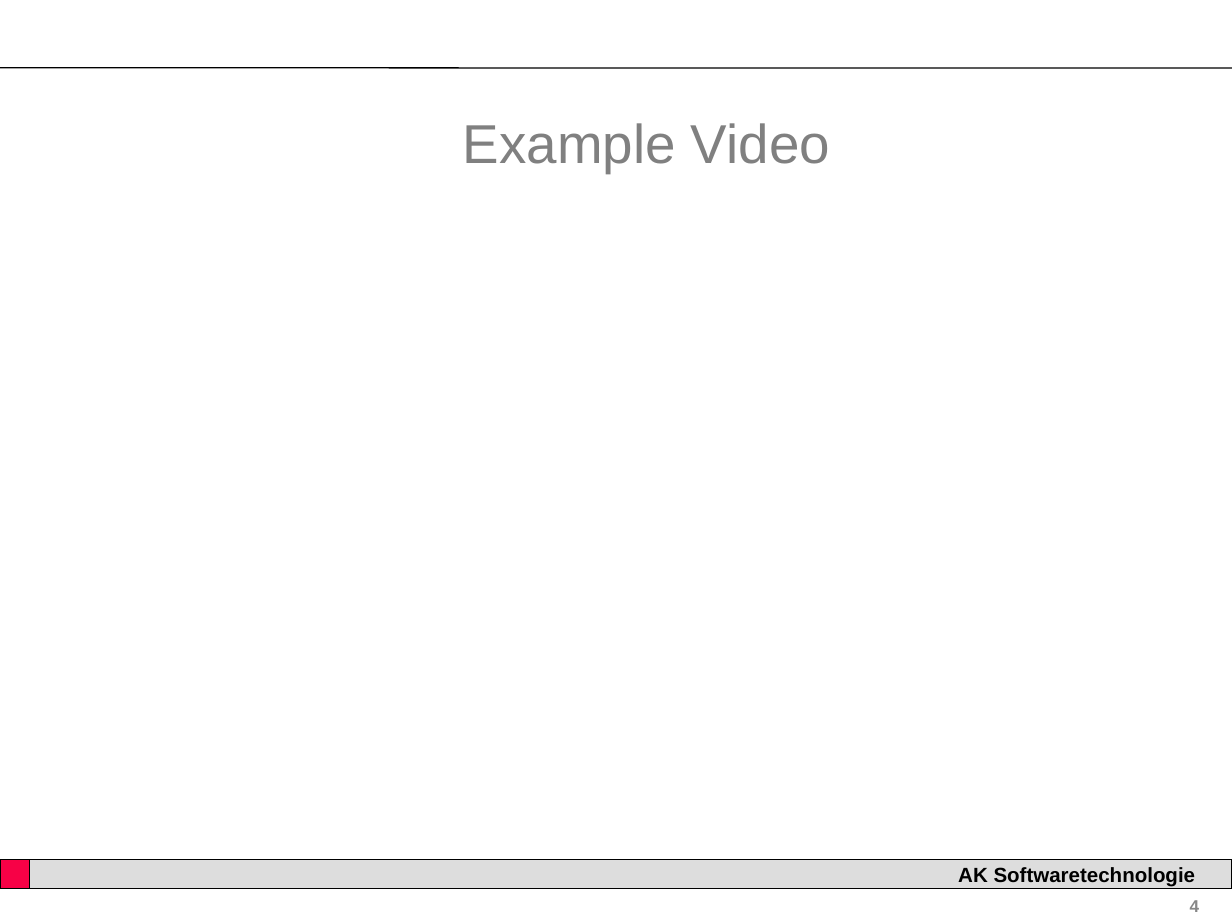
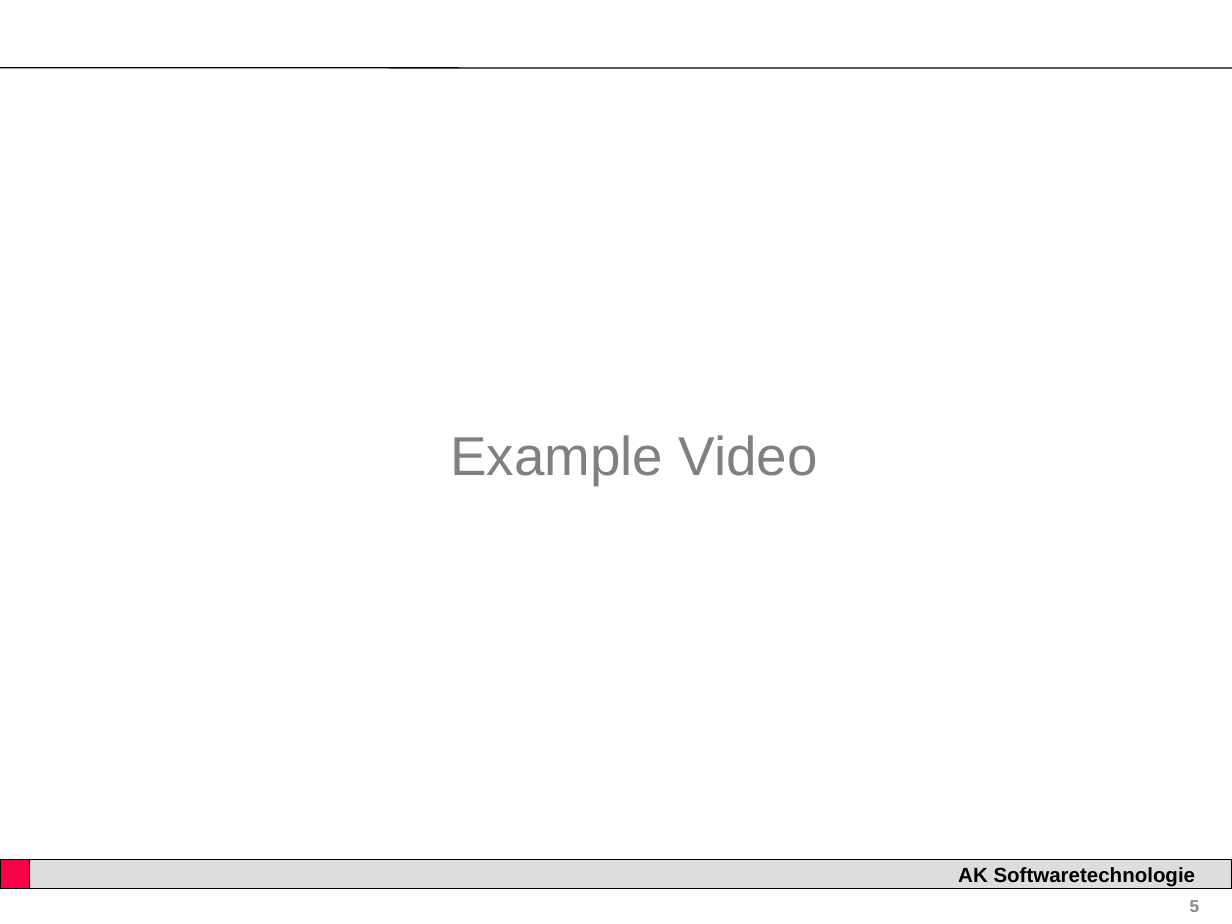
Before and after one commit to didikong/mobileApp_group5, a slide deck: slide 5 of MobileApp.ppt (slide 4 before the commit). Drawn at 1232x924 pixels with LibreOffice and Linux fonts; fonts in the diff are those of the drawing; background and template pictures are left out. Boxes give left, top, right and bottom in pixels: in the first picture for what was removed or moved away, otherwise in the second. Text is boxed around its words. In the diff, an @@ line names an element or a change of style, - is before the commit and + after.

```diff
--- a/MobileApp.ppt
+++ b/MobileApp.ppt
@@ title "Example Video" moved from (x1=463, y1=123, x2=830, y2=173) to (x1=450, y1=435, x2=818, y2=485) @@
@@ page number at (x1=1190, y1=900, x2=1200, y2=912): text changed @@
-4
+5
```
Also in this commit, not shown: 1 other slide changed, 1 slide added.
